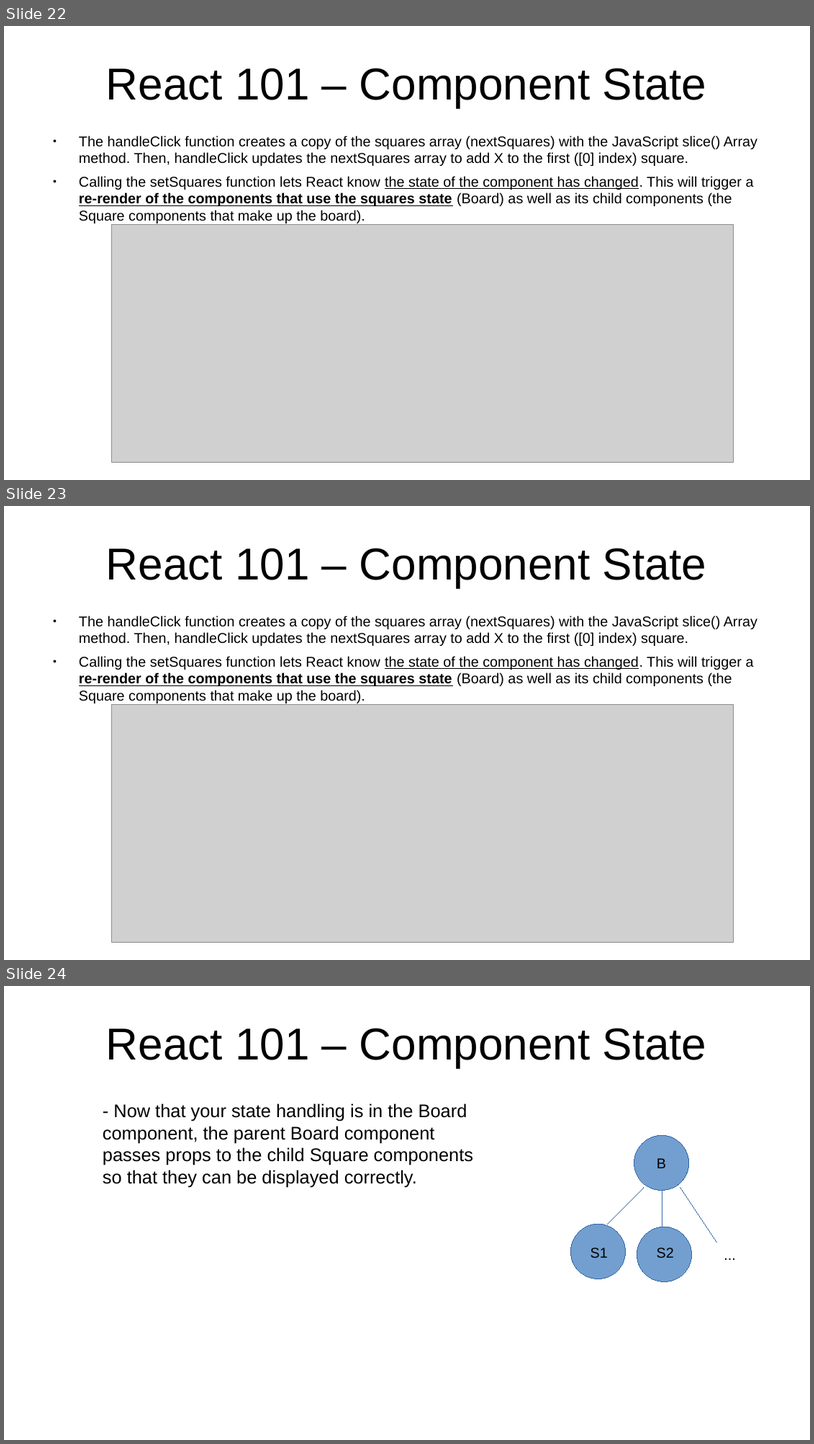
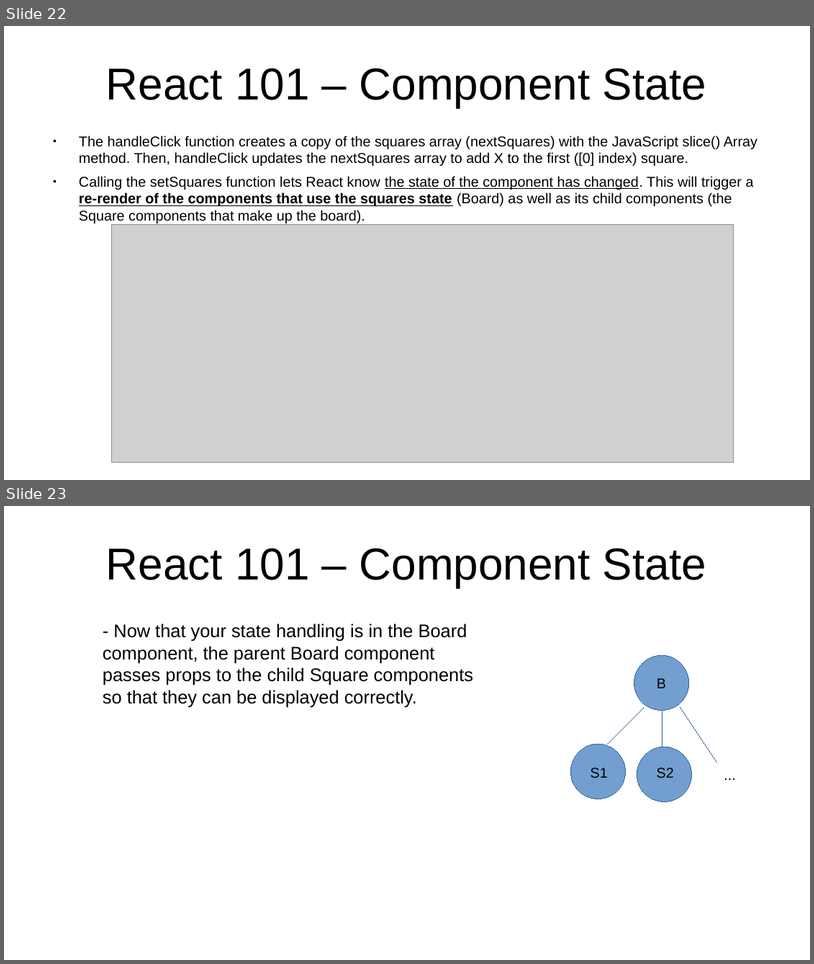
Before and after one commit to marcus-yeagle/react-tutorial, a slide deck: React 101.pptx. Shown one above the other, each under a label of ours: slides 22, 23 and 24 before the commit, slides 22 and 23 after it. The pictures are 814x1444 and 814x964 pixels, drawn with LibreOffice and Linux fonts; fonts in the diff are those of the drawing; grey boxes stand for pictures. Boxes give left, top, right and bottom in pixels: in the first picture for what was removed or moved away, otherwise in the second. Text is boxed around its words. In the diff, an @@ line names an element or a change of style, - is before the commit and + after.

```diff
--- a/React 101.pptx
+++ b/React 101.pptx
@@ slide 23 removed at (4, 506, 810, 960), background #FFFFFF @@
@@ title removed at (106, 548, 707, 587) @@
-React 101 – Component State
@@ text removed at (79, 615, 758, 703) @@
-● The handleClick function creates a copy of the squares array (nextSquares) with the JavaScript slice() Array method. Then, handleClick updates the nextSquares array to add X to the first ([0] index) square.
-● Calling the setSquares function lets React know the state of the component has changed. This will trigger a re-render of the components that use the squares state (Board) as well as its child components (the Square components that make up the board).
@@ picture removed at (111, 704, 733, 942) @@
@@ what was slide 24 is now slide 23 @@
```
Also in this commit, not shown: 4 slides changed, 1 other file.
